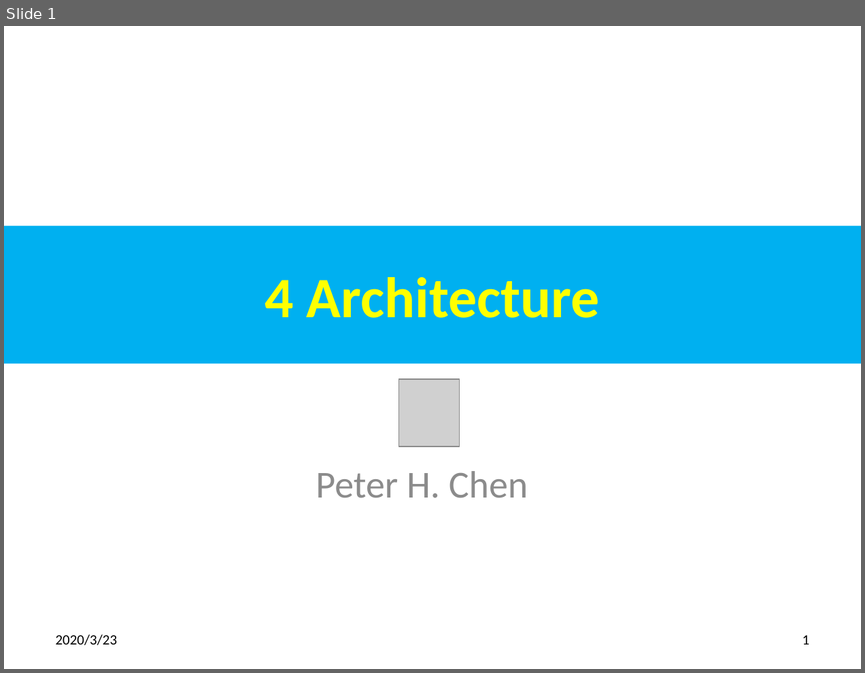
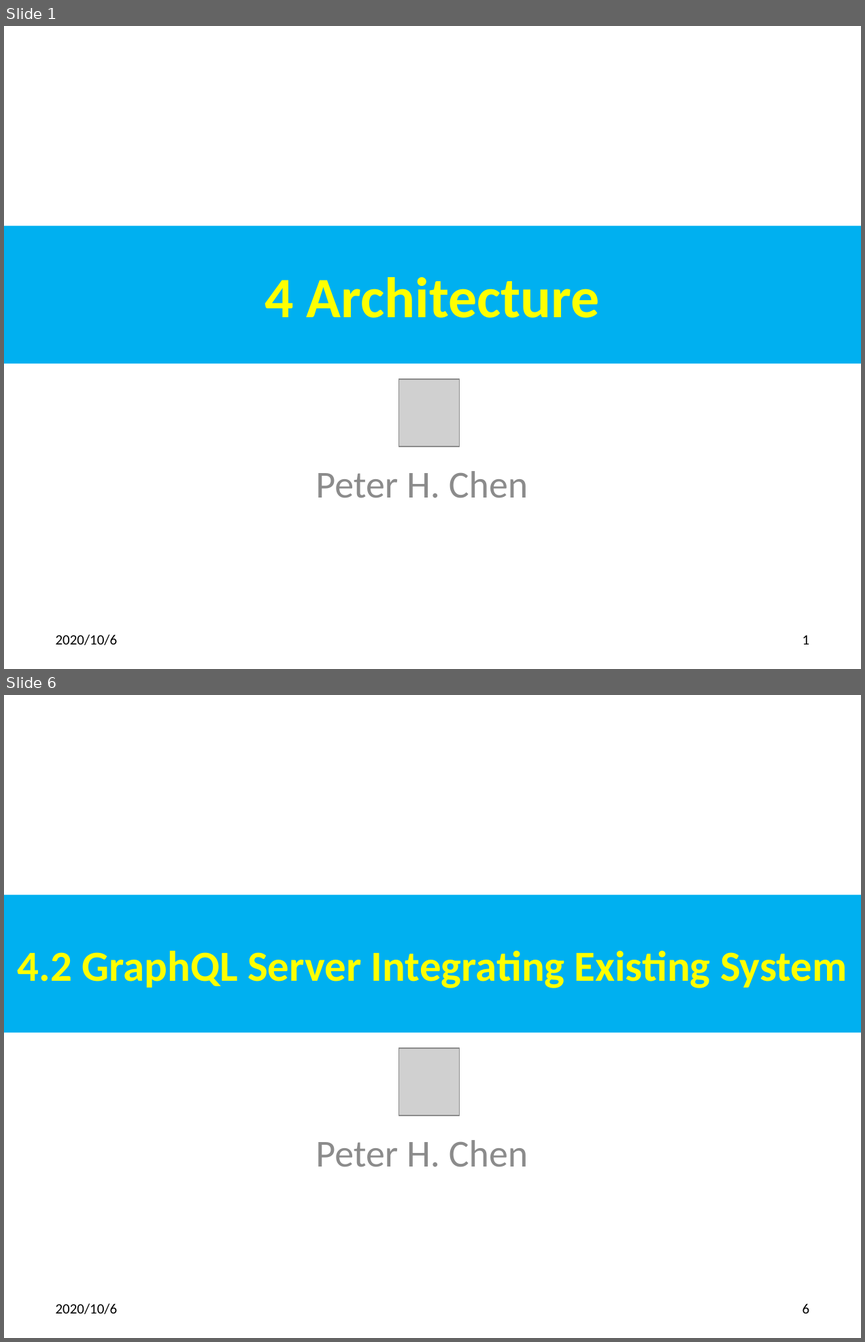
Before and after one commit to peterhchen/700_GraphQL, a slide deck: 04_Architecture.pptx. Shown one above the other, each under a label of ours: slide 1 before the commit, slides 1 and 6 after it; the slides between them are not shown. The pictures are 865x673 and 865x1342 pixels, drawn with LibreOffice and Linux fonts; fonts in the diff are those of the drawing; grey boxes stand for pictures. Boxes give left, top, right and bottom in pixels: in the first picture for what was removed or moved away, otherwise in the second. Text is boxed around its words. In the diff, an @@ line names an element or a change of style, - is before the commit and + after.

```diff
--- a/04_Architecture.pptx
+++ b/04_Architecture.pptx
@@ slide 6 added at (4,695,861,1338), background #FFFFFF @@
@@ title added at (4,895,861,1032), fill #00B0F0, 36 pt, text #FFFF00, bold @@
+4.2 GraphQL Server Integrating Existing System
@@ picture added at (399,1048,460,1116) @@
@@ subtitle added at (315,1140,528,1167), 32 pt, text #8C8C8C @@
+Peter H. Chen
@@ text added at (56,1303,118,1314), 12 pt, text #000000 @@
+2020/10/6
@@ page number added at (802,1303,810,1313), 12 pt, text #000000 @@
+6
@@ slide 1 changed as well @@
@@ text at (56,634,118,645): text changed @@
-2020/3/23
+2020/10/6
```
Also in this commit, not shown: 5 other slides changed, 4 other slides added.
